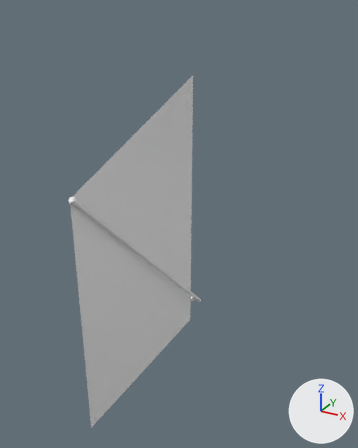
Renders of the Blender file assets/loose_foot_spritsail/loose_foot_spritsail-mkA.blend from each side of a commit.
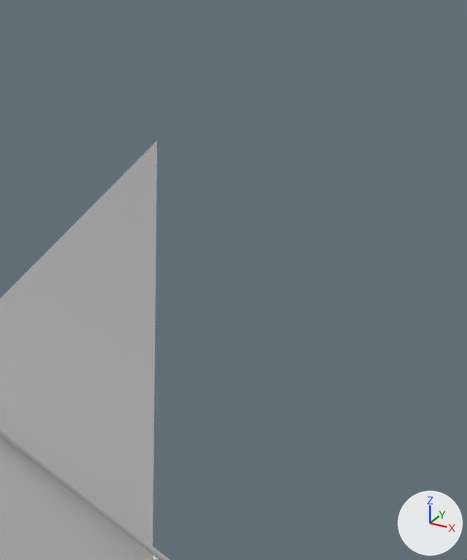
There are two pictures of each version: one whole from a 50 mm lens placed at (16.8, -33.0, 23.3), pointed at (-1.5, 0.3, 6.7), one close up on the part from 31% to 100% of the width and 0% to 67% of the height. The axes (+X, +Y, +Z) are drawn at lower right. The lights are the same throughout. The first two pictures are the older version.

In view in the first close-up: 'Sail', 'Sprit'.
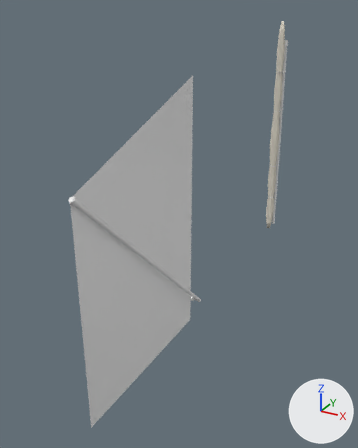
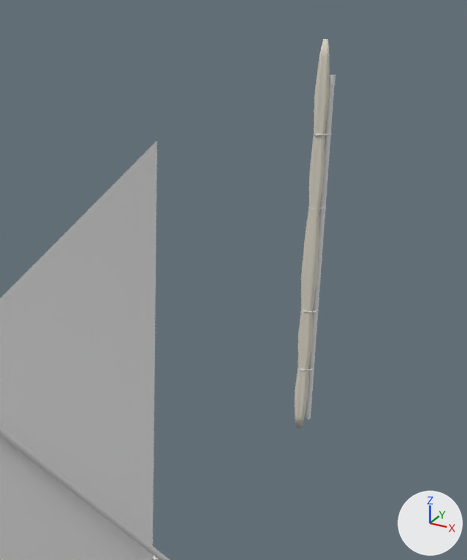
Edits to the bpy script that builds the scene:
```text
Add mat_cloth:
    mat_cloth = principled_material('Cloth')
    mat_cloth.base_color = (0.72, 0.68, 0.58)  # pale yellow #ddd7c8
    mat_cloth.roughness = 0.88
    mat_cloth.sheen_weight = 0.12
Add me_cylinder:
    me_cylinder.from_pydata(...)  # 514 vertices, 544 faces; spans x -0.6..0.5, y -0.6..0.4, z -11.5..11.5
    me_cylinder.polygons.foreach_set('use_smooth', [True] * 544)
    me_cylinder.materials.append(mat_cloth)  # pale yellow #ddd7c8
Add ob_sail_struck:
    ob_sail_struck = bpy.data.objects.new('Sail.struck', me_cylinder)
    ob_sail_struck.location = (0.06, 19.4, 10.51)
    _m = ob_sail_struck.modifiers.new('Smooth', 'SMOOTH')
    _m.factor = 0.8
Add ob_sprit_struck:
    ob_sprit_struck = bpy.data.objects.new('Sprit.struck', me_sprit.copy())  # the mesh of ob_sprit
    ob_sprit_struck.location = (0.51, 20.0, 0.15)
    ob_sprit_struck.rotation_euler = (-1.536, 0.0, -0.0234)  # degrees (-88, 0, -1.3)
```

Where the change shows, as pixel boxes (x1, y1, x2, y2) in the close-ups (467 x 560 px):
'Sail.struck', added (pale yellow)
    after: (295, 39, 329, 428)
'Sprit.struck', added
    after: (306, 75, 336, 419)
    faces in mat_darkwood (white #e7e7e7): (306, 85, 334, 419)
